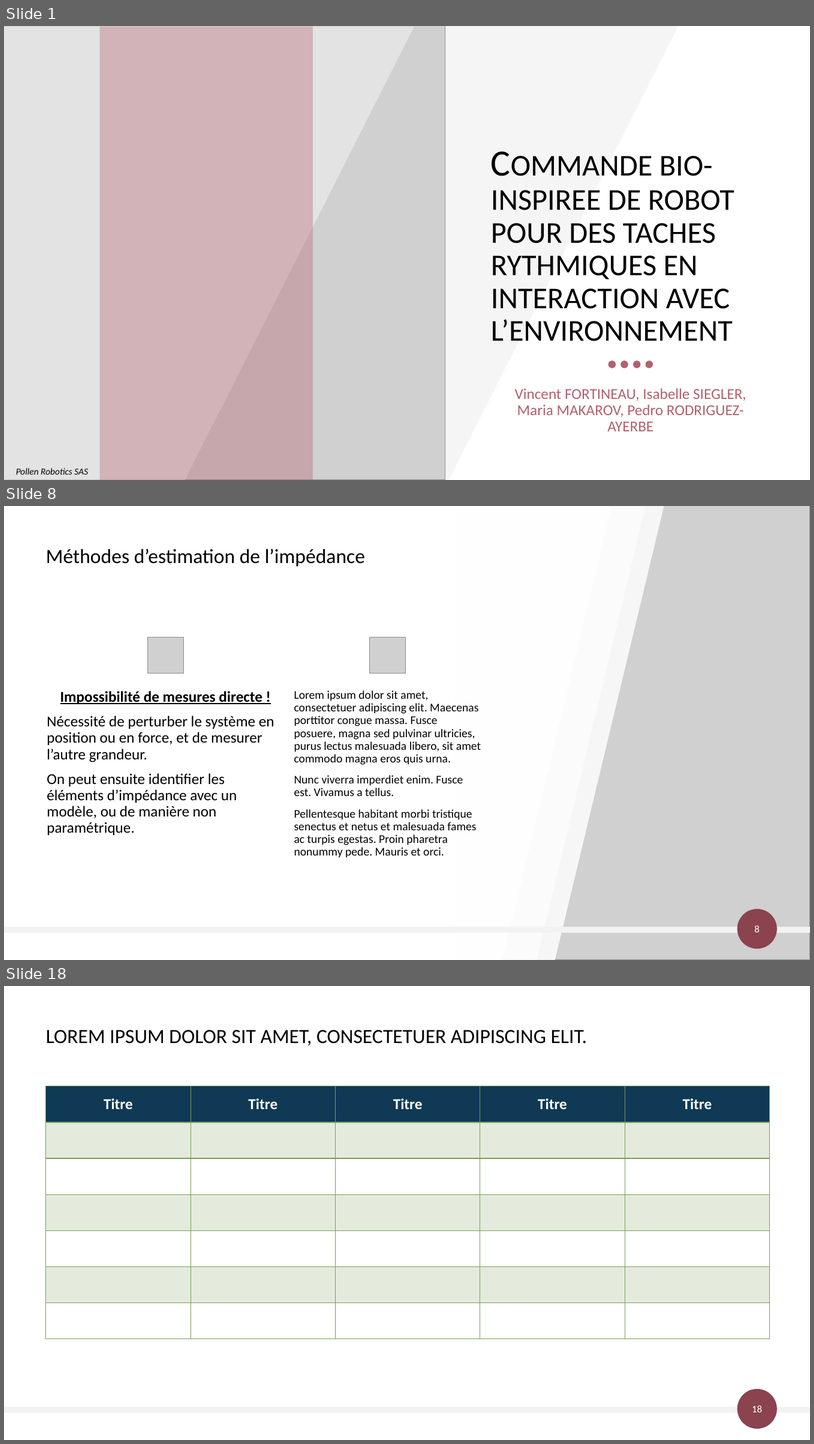
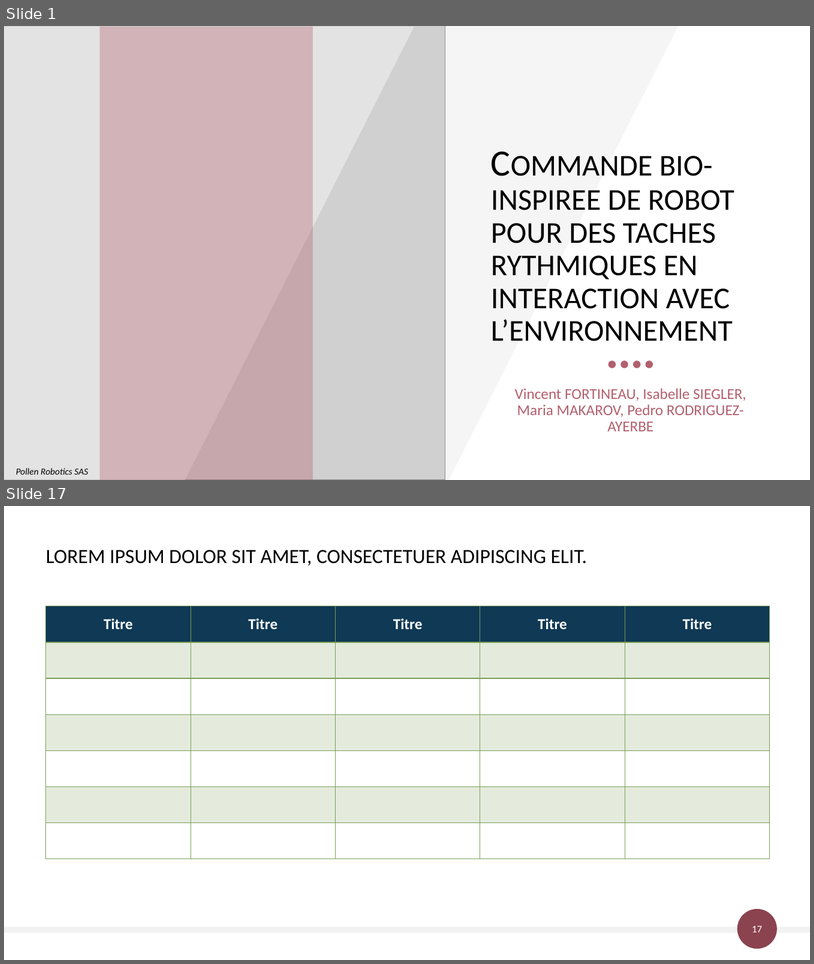
Before and after one commit to FortinoDiVinci/Thesis_report, a slide deck: Communication/FeDeV 2019/fedev_2019.pptx. Shown one above the other, each under a label of ours: slides 1, 8 and 18 before the commit, slides 1 and 17 after it; the slides between them are not shown. The pictures are 814x1444 and 814x964 pixels, drawn with LibreOffice and Linux fonts; fonts in the diff are those of the drawing; grey boxes stand for pictures. Boxes give left, top, right and bottom in pixels: in the first picture for what was removed or moved away, otherwise in the second. Text is boxed around its words. In the diff, an @@ line names an element or a change of style, - is before the commit and + after.

```diff
--- a/Communication/FeDeV 2019/fedev_2019.pptx
+++ b/Communication/FeDeV 2019/fedev_2019.pptx
@@ slide 8 removed at <box>4,506,810,960</box>, background #FFFFFF @@
@@ parallelogram removed at <box>176,506,612,960</box> @@
@@ parallelogram removed at <box>210,506,646,960</box> @@
@@ parallelogram removed at <box>228,506,664,960</box> @@
@@ picture removed at <box>456,506,810,960</box> @@
@@ title removed at <box>46,549,365,567</box> @@
-Méthodes d’estimation de l’impédance
@@ picture removed at <box>148,637,184,673</box> @@
@@ picture removed at <box>370,637,406,673</box> @@
@@ text removed at <box>47,691,275,835</box> @@
-Impossibilité de mesures directe !
-Nécessité de perturber le système en position ou en force, et de mesurer l’autre grandeur.
-On peut ensuite identifier les éléments d’impédance avec un modèle, ou de manière non paramétrique.
@@ text removed at <box>294,690,481,857</box> @@
-Lorem ipsum dolor sit amet, consectetuer adipiscing elit. Maecenas porttitor congue massa. Fusce posuere, magna sed pulvinar ultricies, purus lectus malesuada libero, sit amet commodo magna eros quis urna.
-Nunc viverra imperdiet enim. Fusce est. Vivamus a tellus.
-Pellentesque habitant morbi tristique senectus et netus et malesuada fames ac turpis egestas. Proin pharetra nonummy pede. Mauris et orci.
@@ ellipse removed at <box>738,909,778,949</box> @@
@@ rectangle removed at <box>4,927,810,933</box> @@
@@ page number removed at <box>755,925,759,932</box> @@
-8
@@ what was slide 18 is now slide 17 @@
@@ page number at <box>752,925,762,932</box>: text changed @@
-18
+17
```
Also in this commit, not shown: 7 slides changed, 9 slides added, 9 other slides removed, 1 other file.
